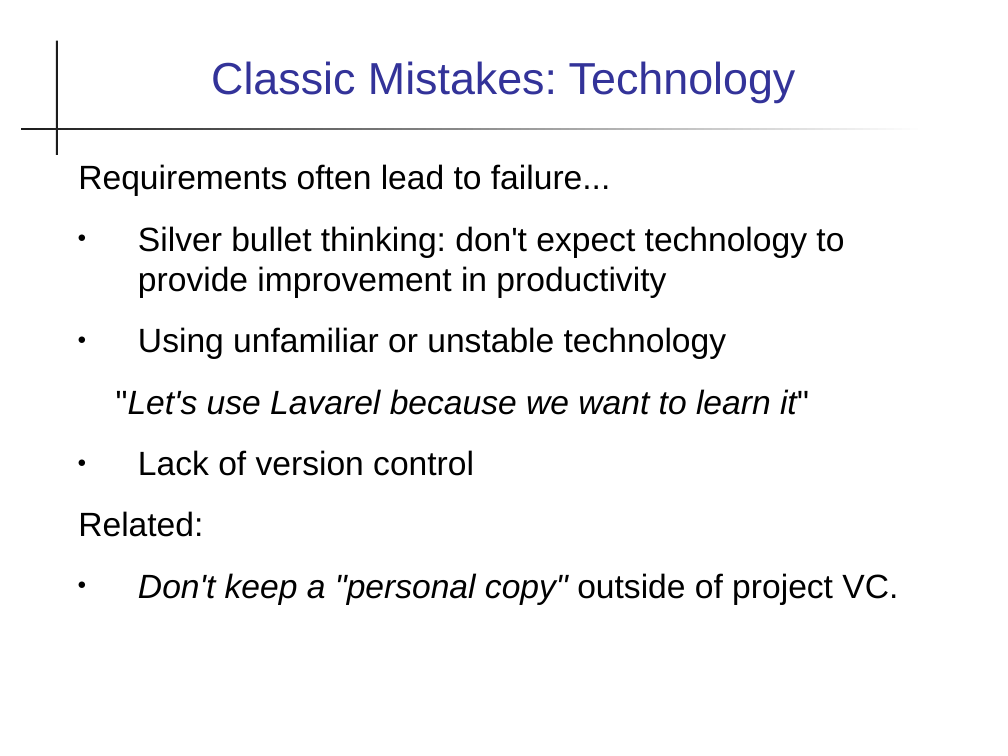
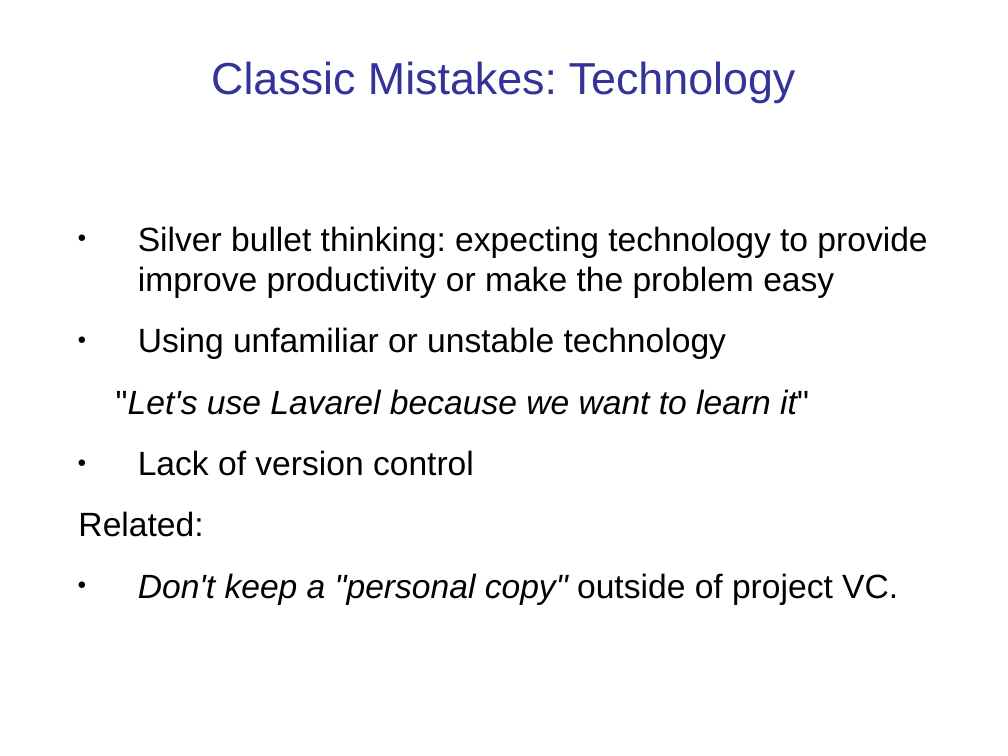
Before and after one commit to cpske/ISP, a slide deck: slide 32 of intro/Introduction-software-process.ppt (slide 29 before the commit). Drawn at 1008x756 pixels with LibreOffice and Linux fonts; fonts in the diff are those of the drawing. Boxes give left, top, right and bottom in pixels: in the first picture for what was removed or moved away, otherwise in the second. Text is boxed around its words. In the diff, an @@ line names an element or a change of style, - is before the commit and + after.

```diff
--- a/intro/Introduction-software-process.ppt
+++ b/intro/Introduction-software-process.ppt
@@ rectangle removed at (56,40,58,155) @@
@@ rectangle removed at (21,128,926,130) @@
@@ text at (138,226,927,298): text changed @@
-Requirements often lead to failure...
-● Silver bullet thinking: don't expect technology to provide improvement in productivity
+● Silver bullet thinking: expecting technology to provide improve productivity or make the problem easy
```
Also in this commit, not shown: 32 other slides changed, 6 slides added, 4 slides removed, 3 other files.
